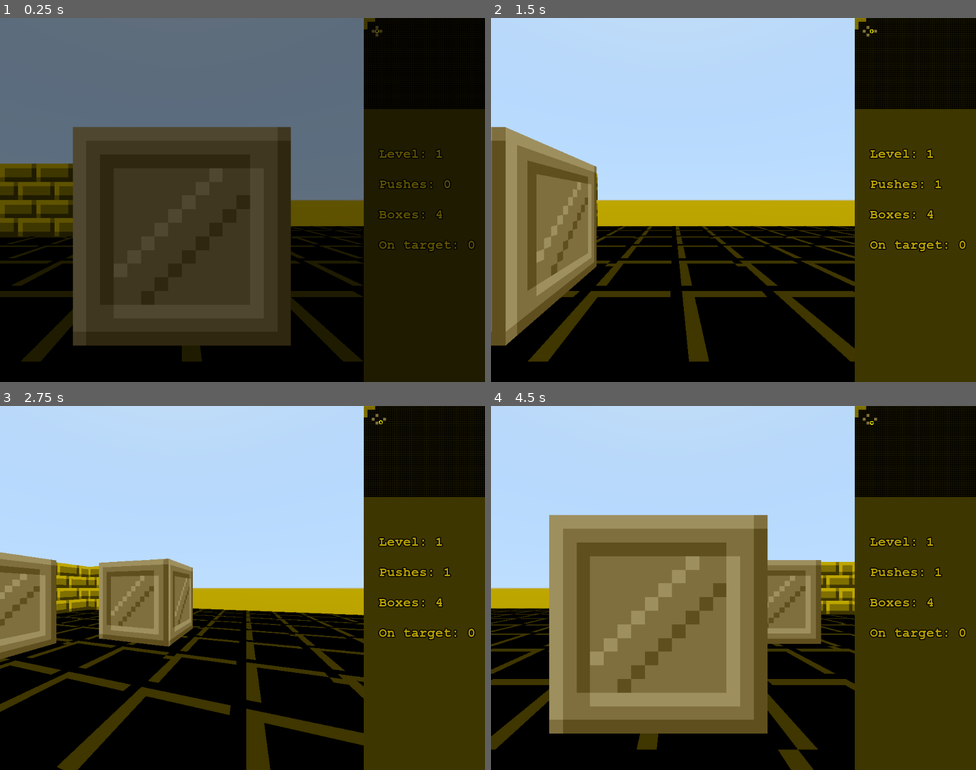
Above: before the commit, frames 1-4 (two rows, left to right).
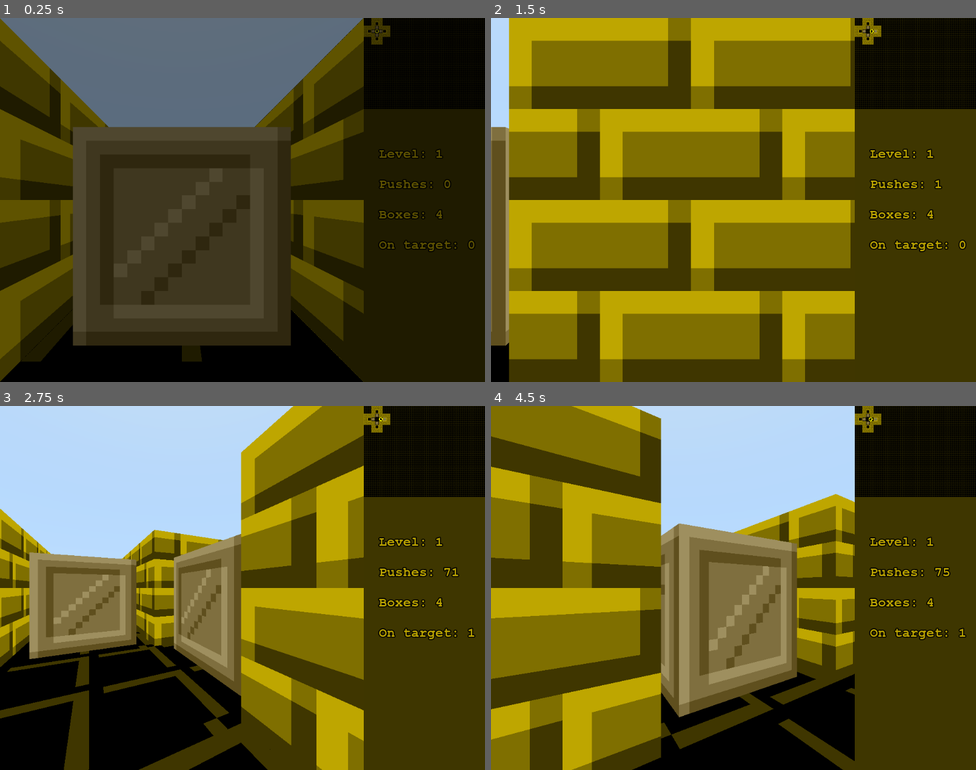
Above: after the commit, the same moments.

Repository: Drachenbauer/3D-Sokoban
Game: Godot game, scene res://scenes/GameWindow.tscn
Two runs of this game, one before a commit and one after it. Both use one fixed random seed, a clock stepped at 60 frames per second and the inputs below.
Inputs:
- Up to frame 1 (0.25 s): no input
- Up to frame 2 (1.5 s): hold D 0.53-1.28 s; hold Q 0.53-1.28 s; hold S from 1.28 s (still down); tap E at 1.35 s
- Up to frame 3 (2.75 s): release S at 2.03 s; hold D from 2.03 s (still down); hold Q from 2.03 s (still down)
- Up to frame 4 (4.5 s): release D at 2.78 s; release Q at 2.78 s; hold W 2.78-3.53 s; tap E at 2.85, 4.35 s; hold Q 3.53-4.28 s; hold A from 3.53 s (still down)

The runs differ from the first frame. In frame 1, 22% of the frame differs, in the area x 0-81%, y 0-100%; in frame 2, 68%, in the area x 3-81%, y 0-100%; in frame 3, 41%; in frame 4, 52%.

Commit message:
bugfix

Diff:
--- a/gridmap test.tscn
+++ b/gridmap test.tscn
@@ -1,18 +1,41 @@
-[gd_scene load_steps=2 format=2]
+[gd_scene load_steps=3 format=2]
 
 [ext_resource path="res://assets/meshlibs/Wall.tres" type="MeshLibrary" id=1]
 
+[sub_resource type="GDScript" id=1]
+script/source = "extends Spatial
+
+
+# Declare member variables here:
+onready var walls = $Walls
+
+
+# Called when the node enters the scene tree for the first time.
+func _ready():
+	print(G.MAPS[0].size())
+	for y in range(G.MAPS[0].size()):
+		for z in range(G.MAPS[0][y].size()):
+			for x in range(G.MAPS[0][y][z].size()):
+				if G.MAPS[0][y][z][x] == 1:
+					print(G.MAPS[0][y][z][x])
+					walls.set_cell_item(x, y, z, G.wall_type, 0)
+
+	#walls.set_cell_item(2, 0, 2, G.wall_type, 0)
+"
+
 [node name="Spatial" type="Spatial"]
+script = SubResource( 1 )
 
-[node name="GridMap" type="GridMap" parent="."]
+[node name="Walls" type="GridMap" parent="."]
 mesh_library = ExtResource( 1 )
 cell_size = Vector3( 16, 16, 16 )
 data = {
-"cells": PoolIntArray( 0, 0, 0, 1, 0, 0, 2, 0, 0, 0, 1, 0, 0, 2, 0 )
+"cells": PoolIntArray( 0, 0, 0, 1, 0, 0, 2, 0, 0, 0, 1, 0, 1, 1, 1, 0, 2, 0 )
 }
 __meta__ = {
 "_editor_clip_": 0
 }
 
 [node name="Camera" type="Camera" parent="."]
-transform = Transform( 0.707107, -0.353553, 0.612372, 0, 0.866025, 0.5, -0.707107, -0.353553, 0.612372, 32, 32, 32 )
+transform = Transform( 0.707107, -0.612372, 0.353553, 0, 0.5, 0.866025, -0.707107, -0.612372, 0.353553, 256, 176, 256 )
+far = 1000.0
--- a/scenes/Level.tscn
+++ b/scenes/Level.tscn
@@ -58,9 +58,9 @@
 
 
 func generate_walls():
-	for y in range(G.MAPS[level - 1].size() - 1):
-		for z in range(G.MAPS[level - 1][y].size() - 1):
-			for x in range(G.MAPS[level - 1][y][z].size() - 1):
+	for y in range(G.MAPS[level - 1].size()):
+		for z in range(G.MAPS[level - 1][y].size()):
+			for x in range(G.MAPS[level - 1][y][z].size()):
 				if G.MAPS[level - 1][y][z][x] == 1:
 					walls.set_cell_item(x, y, z, G.wall_type, 0)
 
@@ -71,9 +71,9 @@
 
 
 func generate_targets():
-	for y in range(G.MAPS[level - 1].size() - 1):
-		for z in range(G.MAPS[level - 1][y].size() - 1):
-			for x in range(G.MAPS[level - 1][y][z].size() - 1):
+	for y in range(G.MAPS[level - 1].size()):
+		for z in range(G.MAPS[level - 1][y].size()):
+			for x in range(G.MAPS[level - 1][y][z].size()):
 				if G.MAPS[level - 1][y][z][x] == 2:
 					targets.set_cell_item(x, y, z, G.wall_type, 0)
 
@@ -230,7 +230,7 @@
 mesh_library = ExtResource( 4 )
 cell_size = Vector3( 16, 16, 16 )
 data = {
-"cells": PoolIntArray( 0, 0, 0, 1, 0, 0, 2, 0, 0, 0, 1, 0, 0, 2, 0 )
+"cells": PoolIntArray(  )
 }
 __meta__ = {
 "_editor_clip_": 0
Not shown: 1 places in scenes/Level.tscn that only renumber resources
